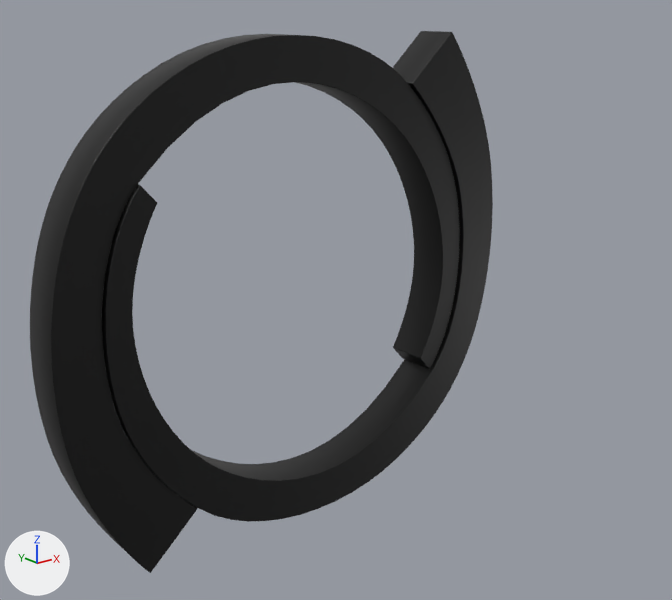
One commit to the FBX model base/perforce_logo_3d.fbx: the scene before it, then after it.
One viewpoint serves both versions: a 50 mm camera at (-2.3, -3.18, 1.16) aimed at (0.36, 0.15, -0.17). The axes (+X, +Y, +Z) are drawn at lower left. The lights are the same throughout. The first picture is the older version. Where no turn or scale is listed for an object, it has been applied to the vertices.

Objects in the first picture: 'Perforce_O_Left', 'Perforce_O_Right'.
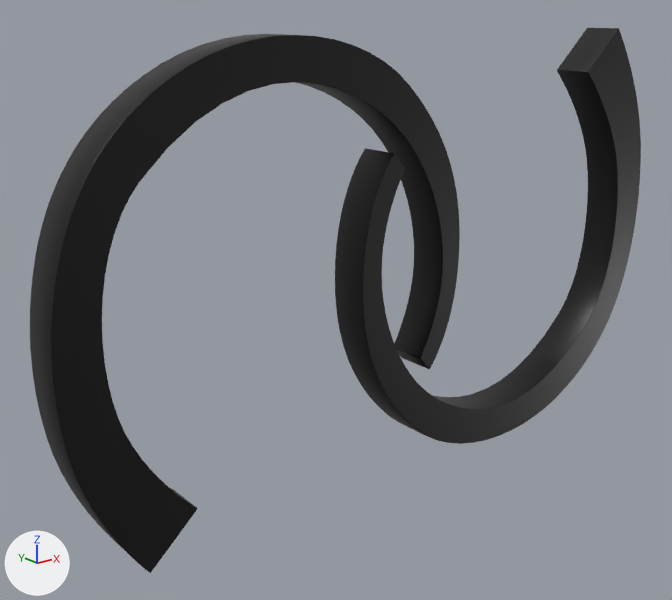
The newer file is also turned or shifted as a whole; pictures and numbers use the older file's frame.

What differs and where, as boxes (x1, y1, x2, y2) in the pictures (672 x 600 px):
'Perforce_O_Right', moved
    before: (102, 31, 493, 522)
    after: (335, 28, 641, 444)

The change, as a diff of the scene's bpy script:
```diff
--- a/base/perforce_logo_3d.fbx.py
+++ b/base/perforce_logo_3d.fbx.py
@@ ob_perforce_o_right @@
 ob_perforce_o_right = bpy.data.objects.new('Perforce_O_Right', me_curve)
-ob_perforce_o_right.location = (0.0, -0.01, 0.0)
+ob_perforce_o_right.location = (1.243, -0.01, 0.0)
```
